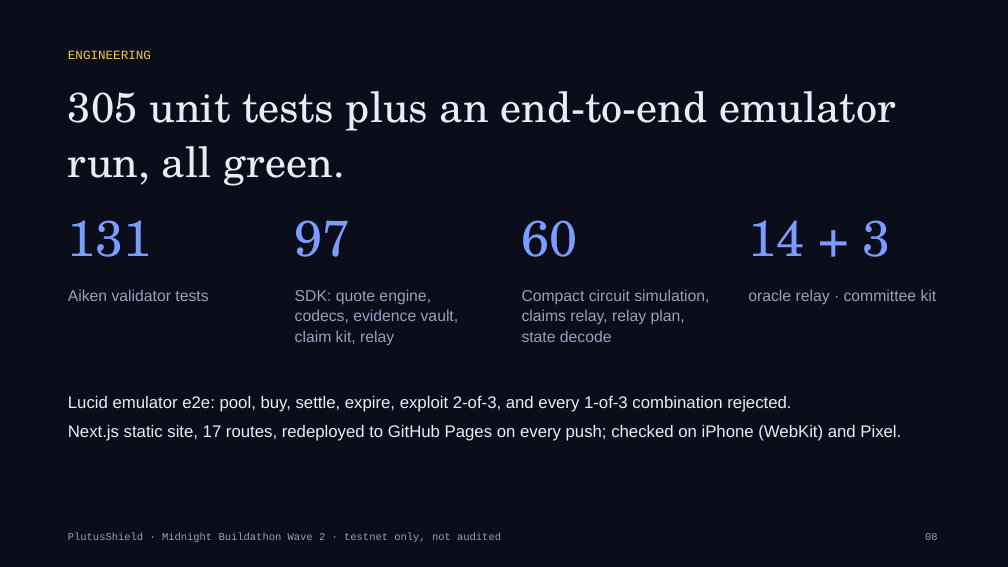
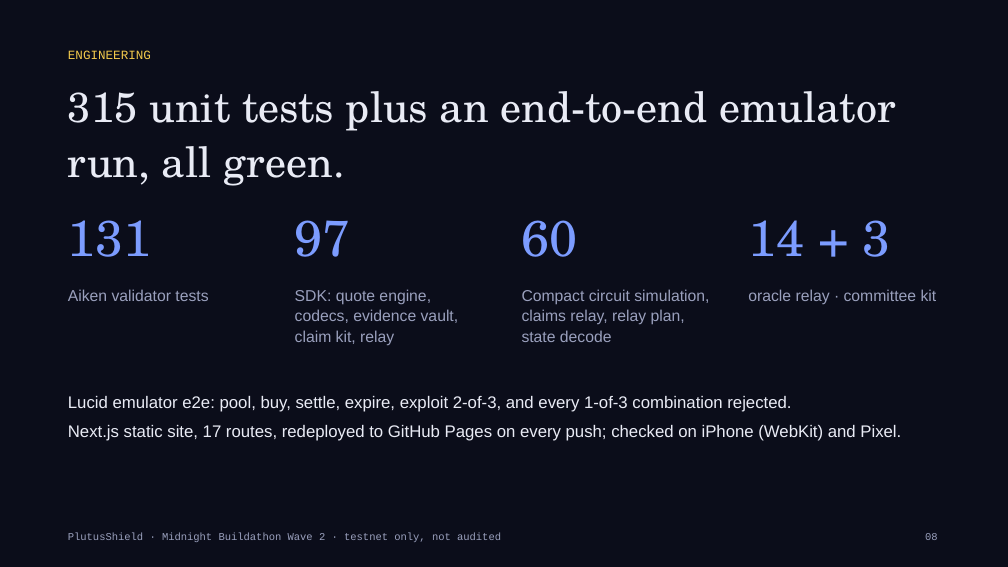
Before and after one commit to Kshot3000/PlutusShield, a slide deck: slide 8 of docs/buildathon/PlutusShield-Wave2-deck.pptx. Drawn at 1008x567 pixels with LibreOffice and Linux fonts; fonts in the diff are those of the drawing. Boxes give left, top, right and bottom in pixels: in the first picture for what was removed or moved away, otherwise in the second. Text is boxed around its words. In the diff, an @@ line names an element or a change of style, - is before the commit and + after.

Commit message:
Web: Lace Midnight DApp Connector — discover window.midnight (never hardcode mnLace), connect on Preprod, show address + serviceUriConfig on /claim/evidence, /app, and the in-app header; SDK lace helpers + 10 tests (SDK 107); browser proveCover/fileClaim remains the next gap (claim kit still files today); README/Wave 2 deck/script updated (315 tests)

```diff
--- a/docs/buildathon/PlutusShield-Wave2-deck.pptx
+++ b/docs/buildathon/PlutusShield-Wave2-deck.pptx
@@ text at (68, 91, 896, 186): text changed @@
-305 unit tests plus an end-to-end emulator run, all green.
+315 unit tests plus an end-to-end emulator run, all green.
```
Also in this commit, not shown: 1 other slide changed, 17 other files.
